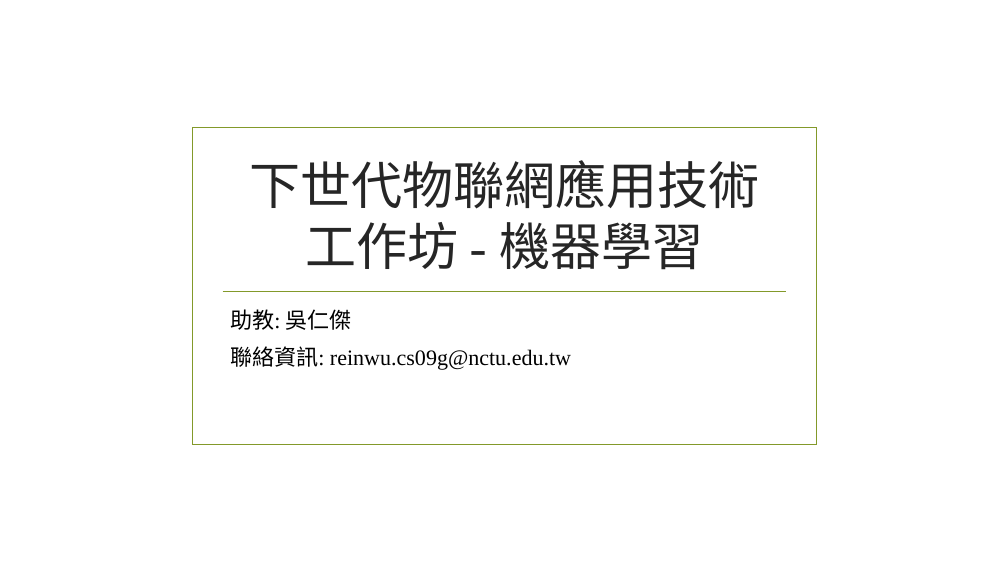
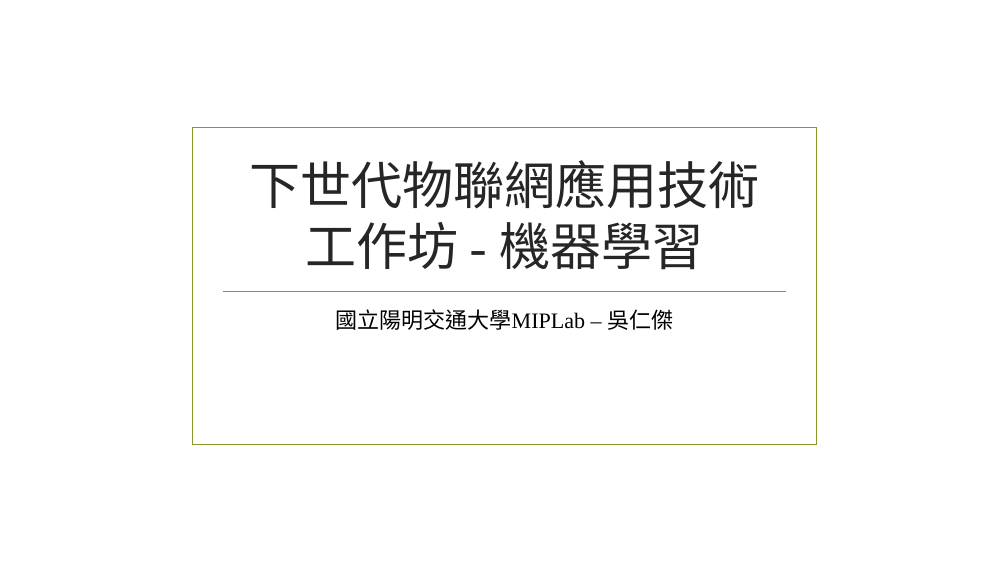
Before and after one commit to gama79530/ML_workshop, a slide deck: slide 1 of ML_workshop.pptx. Drawn at 1008x567 pixels with LibreOffice and Linux fonts; fonts in the diff are those of the drawing; background and template pictures are left out. Boxes give left, top, right and bottom in pixels: in the first picture for what was removed or moved away, otherwise in the second. Text is boxed around its words. In the diff, an @@ line names an element or a change of style, - is before the commit and + after.

```diff
--- a/ML_workshop.pptx
+++ b/ML_workshop.pptx
@@ subtitle at (335, 309, 673, 330): text changed @@
-助教: 吳仁傑
-聯絡資訊: reinwu.cs09g@nctu.edu.tw
+國立陽明交通大學MIPLab – 吳仁傑
```
Also in this commit, not shown: 5 other slides changed, 2 slides added, 1 slide removed, 5 other files.
